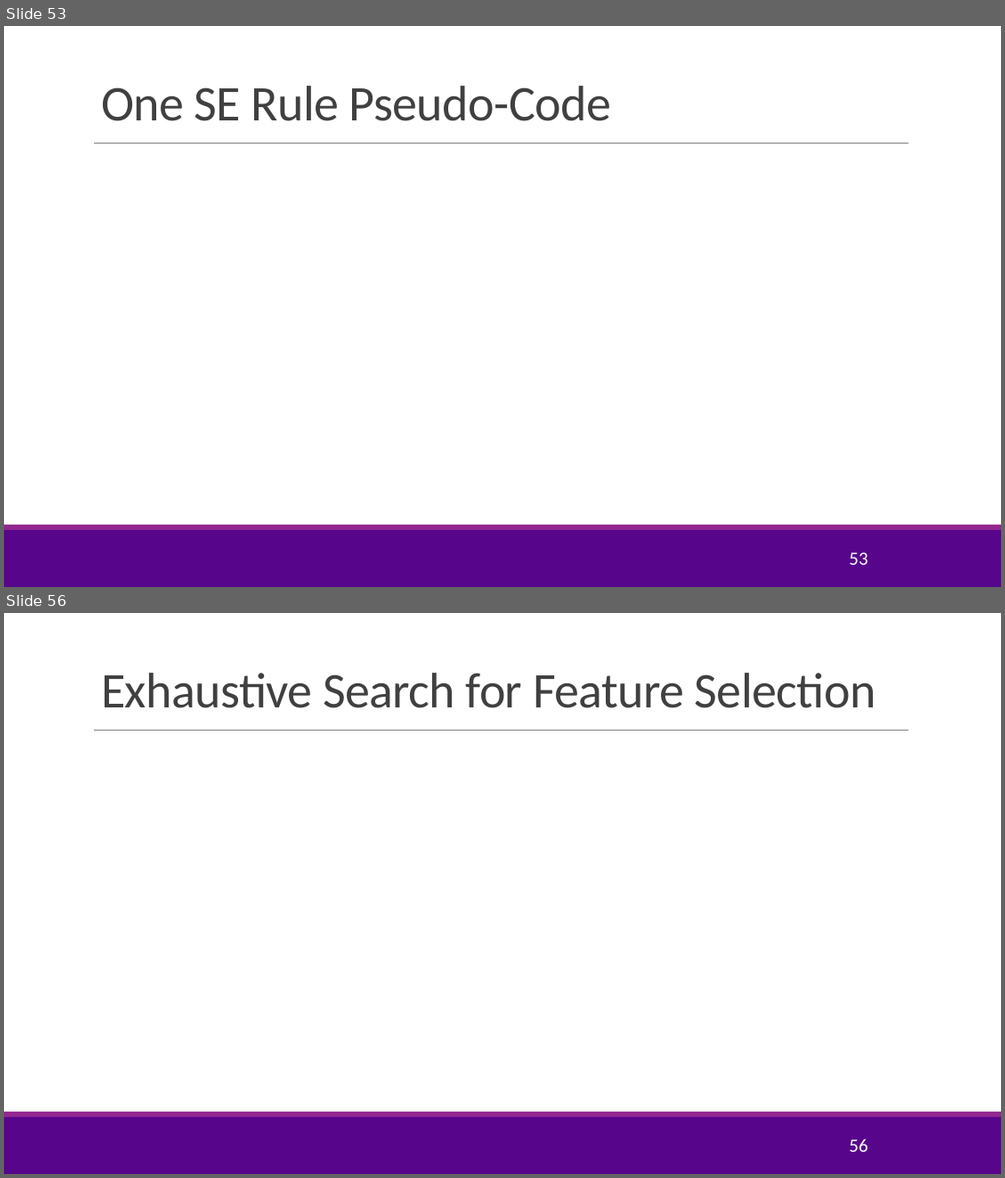
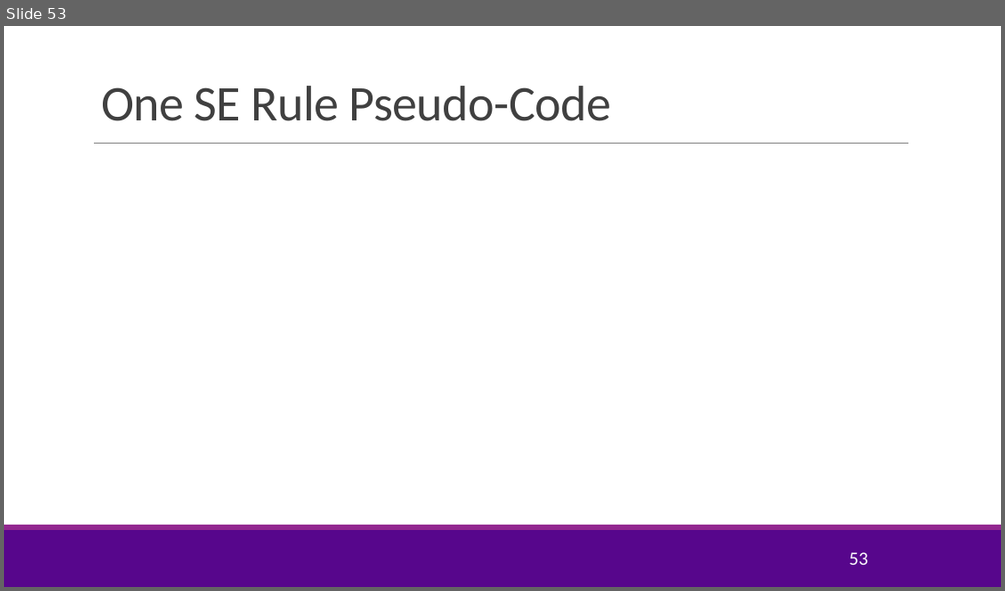
Before and after one commit to sdrangan/introml, a slide deck: lectures/Lect04_ModelSelection.pptx. Shown one above the other, each under a label of ours: slides 53 and 56 before the commit, slide 53 after it; the slides between them are not shown. The pictures are 1005x1178 and 1005x591 pixels, drawn with LibreOffice and Linux fonts; fonts in the diff are those of the drawing; grey boxes stand for pictures; background and template pictures are left out. Boxes give left, top, right and bottom in pixels: in the first picture for what was removed or moved away, otherwise in the second. Text is boxed around its words. In the diff, an @@ line names an element or a change of style, - is before the commit and + after.

```diff
--- a/lectures/Lect04_ModelSelection.pptx
+++ b/lectures/Lect04_ModelSelection.pptx
@@ slide 56 removed at box(4, 613, 1001, 1174), background #FFFFFF; not listed: 3 template elements that a slide beside it also shows @@
@@ title removed at box(101, 673, 876, 708) @@
-Exhaustive Search for Feature Selection
@@ page number removed at box(849, 1138, 867, 1151) @@
-56
```
Also in this commit, not shown: 5 slides changed, 1 slide added, 5 other slides removed, 3 other files.
